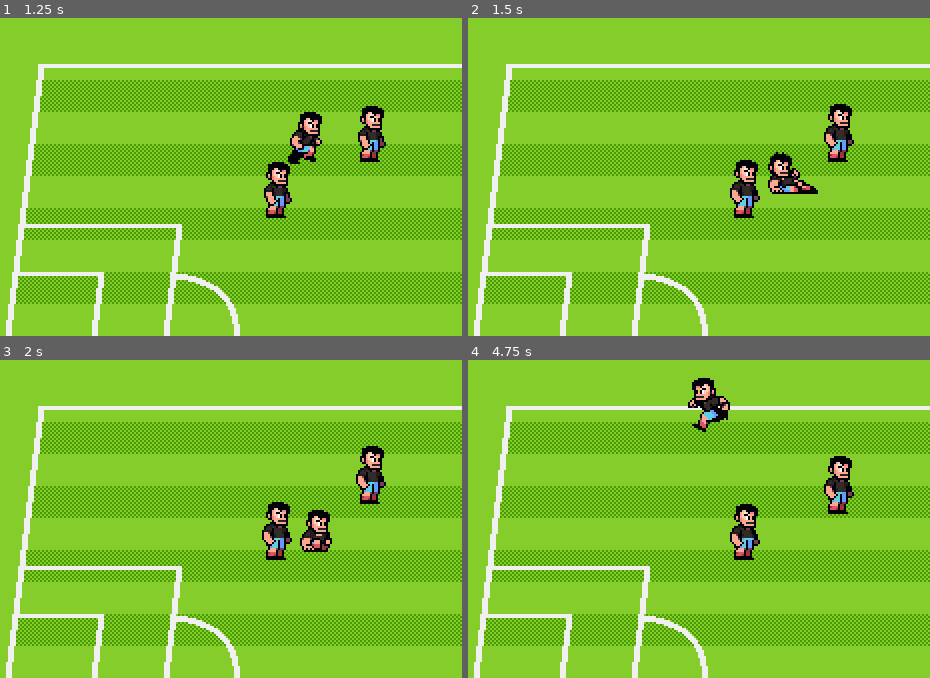
Above: before the commit, frames 1-4 (two rows, left to right).
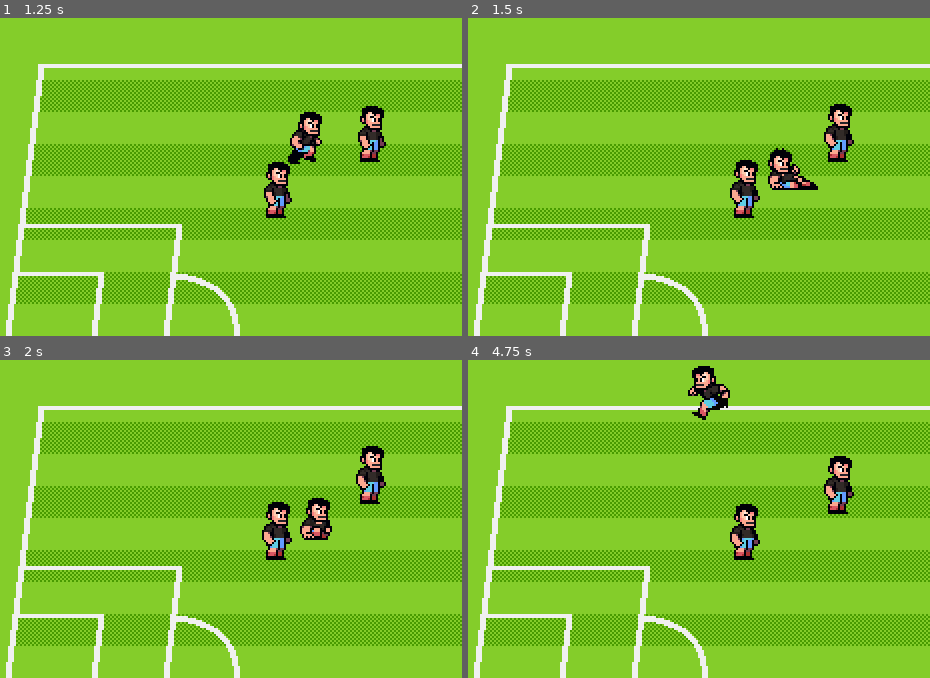
Above: after the commit, the same moments.

Repository: Tojosoa-code/soccer-game
Game: Godot game, scene res://scenes/global/world.tscn
Two runs of this game, one before a commit and one after it. Both use one fixed random seed, a clock stepped at 60 frames per second and the inputs below.
Inputs:
- Up to frame 1 (1.25 s): hold Right (p1_right) from 0.53 s (still down); tap [ (p1_pass) at 0.6 s
- Up to frame 2 (1.5 s): release Right (p1_right) at 1.28 s; hold Down (p1_down) from 1.28 s (still down); tap ] (p1_shoot) at 1.35 s
- Up to frame 3 (2 s): keep holding Down (p1_down)
- Up to frame 4 (4.75 s): release Down (p1_down) at 2.03 s; hold Right (p1_right) 2.03-2.78 s; tap one key every 0.75 s from 2.1 s: S (p2_down) A (p2_left) ` (p2_pass) D (p2_right); hold Up (p1_up) 2.78-3.53 s; hold Left (p1_left) from 3.53 s (still down)

Frame 1 is identical in both runs. In frame 2, 0.7% of the frame differs, in the area x 64-76%, y 40-56%; in frame 3, 0.8%; in frame 4, 1.1%, in the area x 47-57%, y 1-23%.

Commit message:
corriger le mouvement de tackle

Diff:
--- a/scenes/characters/player.tscn
+++ b/scenes/characters/player.tscn
@@ -2,6 +2,21 @@
 
 [ext_resource type="Texture2D" uid="uid://bs3ech1jgbtjl" path="res://assets/art/characters/soccer-player.png" id="1_rp718"]
 [ext_resource type="Script" uid="uid://doexkp4w07yu3" path="res://scripts/characters/player.gd" id="1_yewv4"]
+
+[sub_resource type="Animation" id="Animation_yewv4"]
+length = 0.001
+tracks/0/type = "value"
+tracks/0/imported = false
+tracks/0/enabled = true
+tracks/0/path = NodePath("PlayerSprite:frame")
+tracks/0/interp = 1
+tracks/0/loop_wrap = true
+tracks/0/keys = {
+"times": PackedFloat32Array(0),
+"transitions": PackedFloat32Array(1),
+"update": 1,
+"values": [0]
+}
 
 [sub_resource type="Animation" id="Animation_rp718"]
 resource_name = "idle"
@@ -21,8 +36,11 @@
 "values": [0, 1, 2, 3]
 }
 
-[sub_resource type="Animation" id="Animation_yewv4"]
-length = 0.001
+[sub_resource type="Animation" id="Animation_atpat"]
+resource_name = "recover"
+length = 0.1
+loop_mode = 1
+step = 0.1
 tracks/0/type = "value"
 tracks/0/imported = false
 tracks/0/enabled = true
@@ -33,7 +51,7 @@
 "times": PackedFloat32Array(0),
 "transitions": PackedFloat32Array(1),
 "update": 1,
-"values": [0]
+"values": [18]
 }
 
 [sub_resource type="Animation" id="Animation_76oj4"]
@@ -72,24 +90,6 @@
 "values": [30]
 }
 
-[sub_resource type="Animation" id="Animation_atpat"]
-resource_name = "recover"
-length = 0.1
-loop_mode = 1
-step = 0.1
-tracks/0/type = "value"
-tracks/0/imported = false
-tracks/0/enabled = true
-tracks/0/path = NodePath("PlayerSprite:frame")
-tracks/0/interp = 1
-tracks/0/loop_wrap = true
-tracks/0/keys = {
-"times": PackedFloat32Array(0),
-"transitions": PackedFloat32Array(1),
-"update": 1,
-"values": [18]
-}
-
 [sub_resource type="AnimationLibrary" id="AnimationLibrary_76oj4"]
 _data = {
 &"RESET": SubResource("Animation_yewv4"),
--- a/scripts/states/player_state_tackling.gd
+++ b/scripts/states/player_state_tackling.gd
@@ -1,13 +1,20 @@
 class_name PlayerStateTackling
 extends PlayerState
 
-const DURATION_TACKLE := 200
-var time_start_tackle := Time.get_ticks_msec()
+const DURATION_PRIOR_RECOVERY := 200
+const GROUND_FRICTION := 250.0
+
+var is_tackle_finished := false
+var time_finish_tackle := Time.get_ticks_msec()
 
 func _enter_tree() -> void:
 	animation_player.play(player.ANIMATIONS.TACKLE)
-	time_start_tackle = Time.get_ticks_msec()
 
 func _process(_delta: float) -> void:
-	if Time.get_ticks_msec() - time_start_tackle > DURATION_TACKLE :
+	if not is_tackle_finished :
+		player.velocity = player.velocity.move_toward(Vector2.ZERO, _delta * GROUND_FRICTION)
+		if player.velocity == Vector2.ZERO :
+			is_tackle_finished = true
+			time_finish_tackle = Time.get_ticks_msec()
+	if Time.get_ticks_msec() - time_finish_tackle > DURATION_PRIOR_RECOVERY :
 		state_transition_requested.emit(player.State.RECOVERING)
